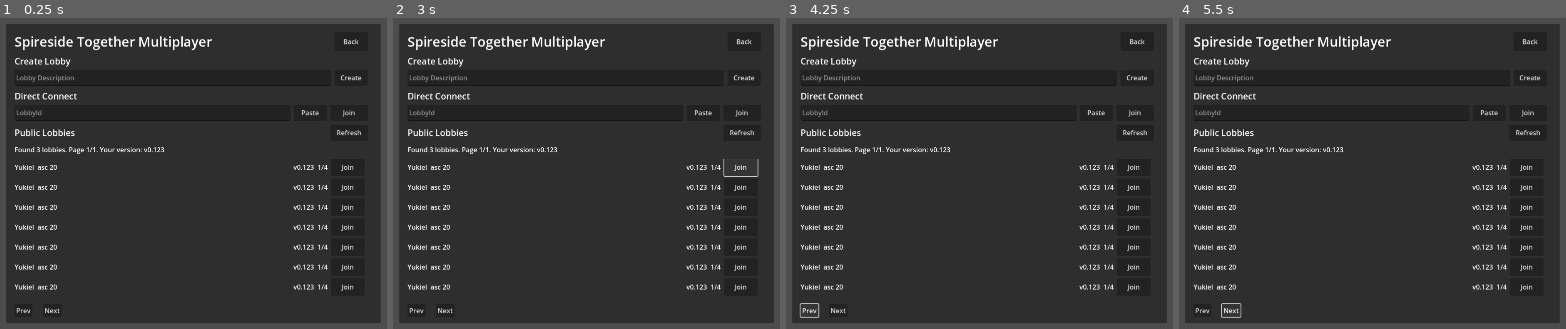
Above: before the commit, frames 1-4 (left to right).
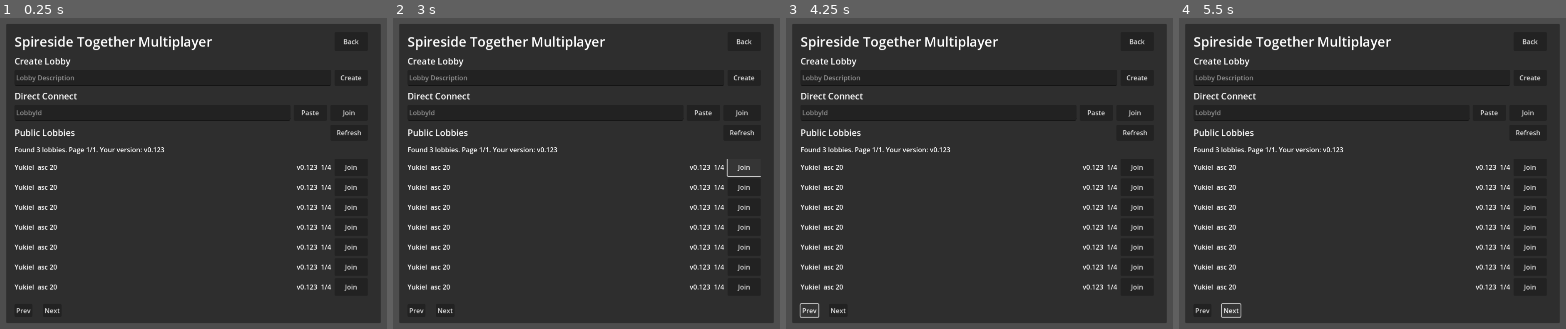
Above: after the commit, the same moments.

Repository: omgyukiel/spireside-together
Game: Godot game, scene res://server_browser_screen.tscn
Same seed, same stepped clock (60 frames per second), same inputs: the game is played once before the commit and once after it.
Inputs:
- Up to frame 1 (0.25 s): no input
- Up to frame 2 (3 s): click "Create" at 0.5 s; click "Paste" at 1.25 s; click "Join" at 2 s; click "Join" at 2.75 s
- Up to frame 3 (4.25 s): click "Prev" at 3.5 s
- Up to frame 4 (5.5 s): click "Next" at 4.25 s; click "Next" at 5 s

The runs differ from the first frame. In frame 1, 1.0% of the frame differs, in the area x 75-93%, y 47-88%; in frame 2, 1.1%, in the area x 75-96%, y 45-88%; in frame 3, 1.0%; in frame 4, 1.0%.

Commit message:
refactor: update node names to be more clear

Diff:
--- a/server-browser-ui/LobbyRow.tscn
+++ b/server-browser-ui/LobbyRow.tscn
@@ -1,6 +1,6 @@
 [gd_scene format=3 uid="uid://c6bpisfr27fe6"]
 
-[node name="HBoxContainer" type="HBoxContainer"]
+[node name="LobbyRow" type="HBoxContainer"]
 custom_minimum_size = Vector2(840, 42)
 offset_left = 67.0
 offset_top = 143.0
@@ -8,27 +8,24 @@
 offset_bottom = 183.0
 theme_override_constants/separation = 8
 
-[node name="Host" type="Label" parent="."]
+[node name="HostNameLabel" type="Label" parent="."]
 layout_mode = 2
 text = "Yukiel"
 
-[node name="Description" type="Label" parent="."]
+[node name="DescriptionLabel" type="Label" parent="."]
 layout_mode = 2
 size_flags_horizontal = 3
 text = "asc 20"
 
-[node name="Version" type="Label" parent="."]
+[node name="VersionLabel" type="Label" parent="."]
 layout_mode = 2
 text = "v0.123"
 
-[node name="Players" type="Label" parent="."]
+[node name="PlayersLabel" type="Label" parent="."]
 layout_mode = 2
 text = "1/4"
 
-[node name="Join" type="Button" parent="."]
+[node name="JoinButton" type="Button" parent="."]
 custom_minimum_size = Vector2(80, 36)
 layout_mode = 2
 text = "Join"
-
-[node name="LobbyRow" type="Control" parent="."]
-layout_mode = 2
--- a/server-browser-ui/server_browser_screen.tscn
+++ b/server-browser-ui/server_browser_screen.tscn
@@ -43,7 +43,7 @@
 layout_mode = 2
 theme_override_constants/separation = 12
 
-[node name="Title" type="Label" parent="PanelContainer/MarginContainer/VBoxContainer/Header"]
+[node name="TitleLabel" type="Label" parent="PanelContainer/MarginContainer/VBoxContainer/Header"]
 layout_mode = 2
 size_flags_horizontal = 3
 theme_override_font_sizes/font_size = 32
@@ -58,55 +58,55 @@
 layout_mode = 2
 text = "Back"
 
-[node name="CreateLobbyVbox" type="VBoxContainer" parent="PanelContainer/MarginContainer/VBoxContainer"]
+[node name="CreateSection" type="VBoxContainer" parent="PanelContainer/MarginContainer/VBoxContainer"]
 layout_mode = 2
 theme_override_constants/separation = 6
 
-[node name="Title" type="Label" parent="PanelContainer/MarginContainer/VBoxContainer/CreateLobbyVbox"]
+[node name="CreateTitleLabel" type="Label" parent="PanelContainer/MarginContainer/VBoxContainer/CreateSection"]
 layout_mode = 2
 theme_override_font_sizes/font_size = 21
 text = "Create Lobby"
 
-[node name="CreateRow" type="HBoxContainer" parent="PanelContainer/MarginContainer/VBoxContainer/CreateLobbyVbox"]
+[node name="CreateRow" type="HBoxContainer" parent="PanelContainer/MarginContainer/VBoxContainer/CreateSection"]
 layout_mode = 2
 theme_override_constants/separation = 8
 
-[node name="DescInput" type="LineEdit" parent="PanelContainer/MarginContainer/VBoxContainer/CreateLobbyVbox/CreateRow"]
+[node name="DescriptionInput" type="LineEdit" parent="PanelContainer/MarginContainer/VBoxContainer/CreateSection/CreateRow"]
 custom_minimum_size = Vector2(500, 38)
 layout_mode = 2
 size_flags_horizontal = 3
 placeholder_text = "Lobby Description"
 
-[node name="CreateButton" type="Button" parent="PanelContainer/MarginContainer/VBoxContainer/CreateLobbyVbox/CreateRow"]
+[node name="CreateButton" type="Button" parent="PanelContainer/MarginContainer/VBoxContainer/CreateSection/CreateRow"]
 custom_minimum_size = Vector2(80, 20)
 layout_mode = 2
 text = "Create"
 
-[node name="DirectConnectVbox" type="VBoxContainer" parent="PanelContainer/MarginContainer/VBoxContainer"]
+[node name="DirectJoinSection" type="VBoxContainer" parent="PanelContainer/MarginContainer/VBoxContainer"]
 layout_mode = 2
 theme_override_constants/separation = 6
 
-[node name="Title" type="Label" parent="PanelContainer/MarginContainer/VBoxContainer/DirectConnectVbox"]
+[node name="DirectJoinTitleLabel" type="Label" parent="PanelContainer/MarginContainer/VBoxContainer/DirectJoinSection"]
 layout_mode = 2
 theme_override_font_sizes/font_size = 21
 text = "Direct Connect"
 
-[node name="DirectJoinRow" type="HBoxContainer" parent="PanelContainer/MarginContainer/VBoxContainer/DirectConnectVbox"]
+[node name="DirectJoinRow" type="HBoxContainer" parent="PanelContainer/MarginContainer/VBoxContainer/DirectJoinSection"]
 layout_mode = 2
 theme_override_constants/separation = 8
 
-[node name="LobbyId" type="LineEdit" parent="PanelContainer/MarginContainer/VBoxContainer/DirectConnectVbox/DirectJoinRow"]
+[node name="LobbyIdInput" type="LineEdit" parent="PanelContainer/MarginContainer/VBoxContainer/DirectJoinSection/DirectJoinRow"]
 custom_minimum_size = Vector2(420, 38)
 layout_mode = 2
 size_flags_horizontal = 3
 placeholder_text = "LobbyId"
 
-[node name="PasteButton" type="Button" parent="PanelContainer/MarginContainer/VBoxContainer/DirectConnectVbox/DirectJoinRow"]
+[node name="PasteButton" type="Button" parent="PanelContainer/MarginContainer/VBoxContainer/DirectJoinSection/DirectJoinRow"]
 custom_minimum_size = Vector2(80, 38)
 layout_mode = 2
 text = "Paste"
 
-[node name="JoinButton" type="Button" parent="PanelContainer/MarginContainer/VBoxContainer/DirectConnectVbox/DirectJoinRow"]
+[node name="JoinIdButton" type="Button" parent="PanelContainer/MarginContainer/VBoxContainer/DirectJoinSection/DirectJoinRow"]
 custom_minimum_size = Vector2(90, 38)
 layout_mode = 2
 text = "Join"
@@ -115,7 +115,7 @@
 layout_mode = 2
 theme_override_constants/separation = 12
 
-[node name="Title" type="Label" parent="PanelContainer/MarginContainer/VBoxContainer/BrowserHeader"]
+[node name="BrowserTitleLabel" type="Label" parent="PanelContainer/MarginContainer/VBoxContainer/BrowserHeader"]
 layout_mode = 2
 size_flags_horizontal = 3
 theme_override_font_sizes/font_size = 21
@@ -165,13 +165,13 @@
 layout_mode = 2
 theme_override_constants/separation = 12
 
-[node name="Button" type="Button" parent="PanelContainer/MarginContainer/VBoxContainer/HBoxContainer"]
+[node name="PreviousButton" type="Button" parent="PanelContainer/MarginContainer/VBoxContainer/HBoxContainer"]
 layout_mode = 2
 text = "Prev"
 
 [node name="Page Label" type="Label" parent="PanelContainer/MarginContainer/VBoxContainer/HBoxContainer"]
 layout_mode = 2
 
-[node name="Next" type="Button" parent="PanelContainer/MarginContainer/VBoxContainer/HBoxContainer"]
+[node name="NextButton" type="Button" parent="PanelContainer/MarginContainer/VBoxContainer/HBoxContainer"]
 layout_mode = 2
 text = "Next"
